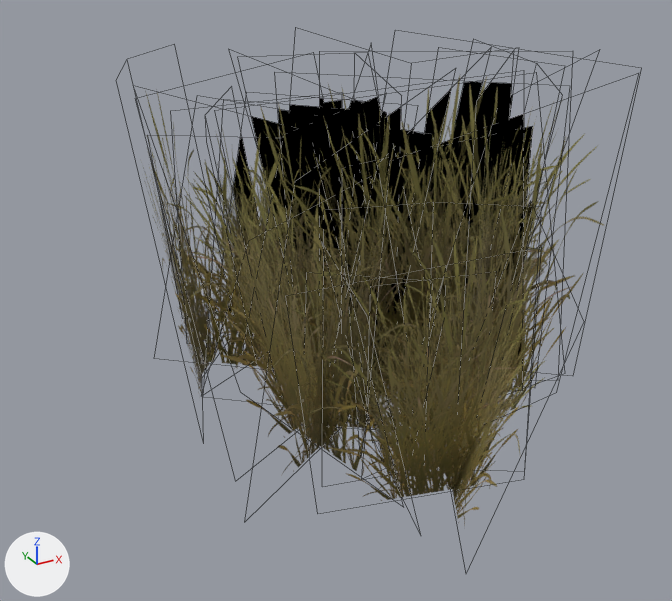
A saved change to the FBX model Assets/Map/Model/Models/ZhiBei/Cao/cao.FBX.
One viewpoint serves both versions: a 50 mm camera at (-0.98, -1.507, 0.924) aimed at (-0.236, -0.154, 0.248). Every picture has the same lights, and +X, +Y and +Z are marked at lower left. Mesh edges are drawn as thin lines. Where no turn or scale is listed for an object, it has been applied to the vertices.
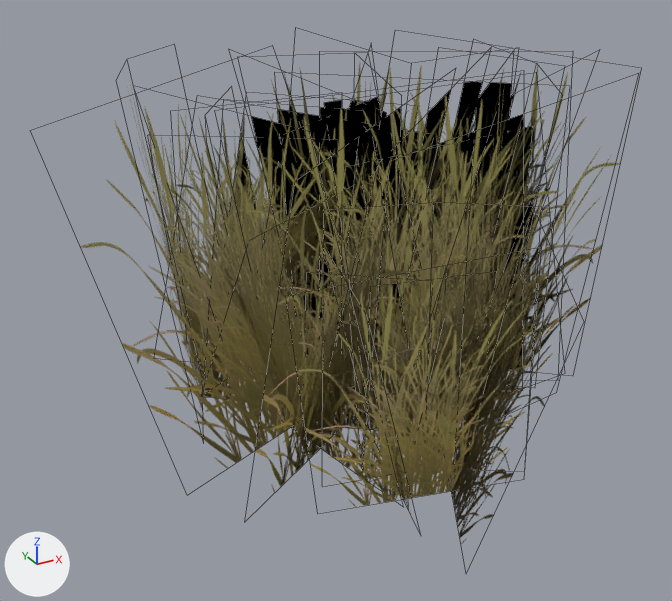
The newer file is also turned or shifted as a whole; pictures and numbers use the older file's frame.

Boxes [x1, y1, x2, y2] around the edits, measured in the pictures (672 x 601 px; the box of a moved part takes in the faces that stretch with it):
'Plane013', reshaped, surface changed (17% wider)
    before: [141, 76, 604, 529]
    after: [80, 65, 621, 544]
part 1 of me_mesh, moved or reshaped
    before: [185, 103, 350, 438]
    after: [80, 107, 344, 468]
part 2 of me_mesh, surface changed
    before: [141, 76, 604, 529]
    after: [127, 65, 621, 544]

The change, as a diff of the scene's bpy script:
```diff
--- a/Assets/Map/Model/Models/ZhiBei/Cao/cao.FBX.py
+++ b/Assets/Map/Model/Models/ZhiBei/Cao/cao.FBX.py
@@ me_mesh @@
 # used by ob_plane013; location = (-0.31, -0.335, 0.33)
-me_mesh.from_pydata(...)  # 160 vertices, 43 faces; spans x -0.265..0.735, y -0.413..0.756, z -0.32..0.341
-me_mesh.vertices[12].co = (-0.182, 0.065, -0.316)
-me_mesh.vertices[13].co = (0.241, 0.301, -0.315)
-me_mesh.vertices[14].co = (-0.26, 0.195, 0.312)
-me_mesh.vertices[15].co = (0.164, 0.431, 0.315)
+me_mesh.from_pydata(...)  # 160 vertices, 43 faces; spans x -0.402..0.735, y -0.413..0.756, z -0.341..0.341
+# me_mesh part 1
+me_mesh.vertices[12].co = (-0.257, 0.101, -0.341)
+me_mesh.vertices[13].co = (0.207, 0.221, -0.267)
+me_mesh.vertices[14].co = (-0.402, 0.275, 0.264)
+me_mesh.vertices[15].co = (0.061, 0.394, 0.341)
+# me_mesh part 2: texture (UV) coordinates of 43 of 43 faces, centred in x -0.181..0.467, y -0.209..0.659, z -0.16..0.004, changed; they spanned u 0.03..1.0, v 0.0..1.0 and now span u 0.07..0.93, v 0.01..0.94
 me_mesh.materials.append(mat_material__25)
```
